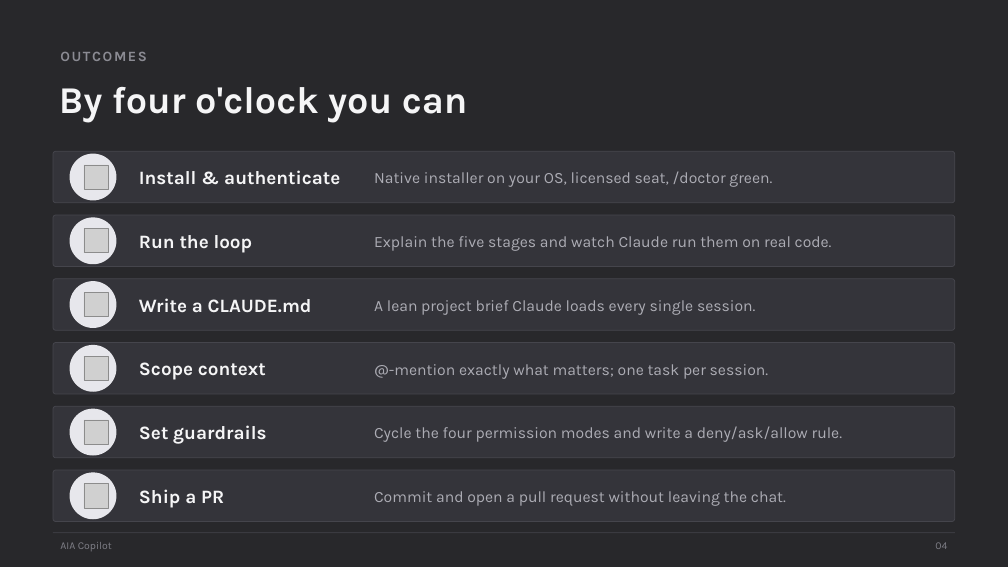
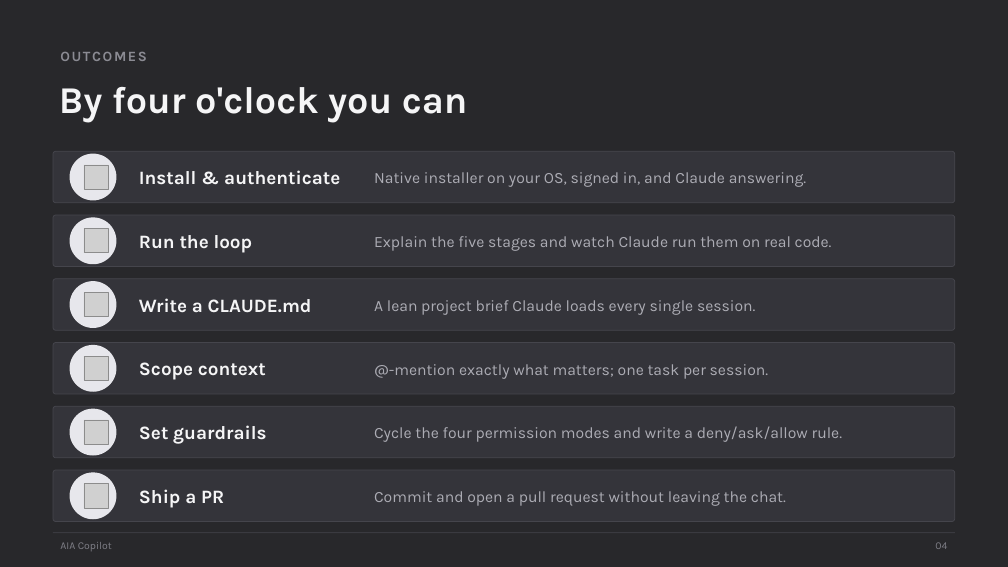
Before and after one commit to scottrhay/AIA-ClaudeCopilot, a slide deck: slide 4 of claude-code-3day/slides/Day1_Claude_Code_Fundamentals.pptx. Drawn at 1008x567 pixels with LibreOffice and Linux fonts; fonts in the diff are those of the drawing; grey boxes stand for pictures. Boxes give left, top, right and bottom in pixels: in the first picture for what was removed or moved away, otherwise in the second. Text is boxed around its words. In the diff, an @@ line names an element or a change of style, - is before the commit and + after.

```diff
--- a/claude-code-3day/slides/Day1_Claude_Code_Fundamentals.pptx
+++ b/claude-code-3day/slides/Day1_Claude_Code_Fundamentals.pptx
@@ text at (374,172,806,187): text changed @@
-Native installer on your OS, licensed seat, /doctor green.
+Native installer on your OS, signed in, and Claude answering.
```
Also in this commit, not shown: 3 other slides changed, 1 other file.
